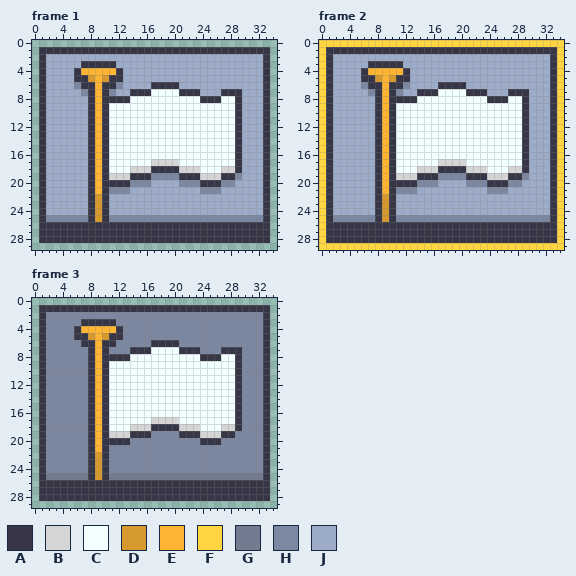
One commit to this pixel-art file: sprites/surrender-flag.aseprite. That is the earlier state.
35x30 pixels, 3 frames. Colours within 5 levels of each other are drawn and written as one. Shown: frame 1, frame 2, frame 3.
Palette (. is transparent): A #363646  B #d5d5d5  C #f1ffff  D #d5992d  E #fdb433  F #ffd541  G #727b8f  H #7c87a1  J #9cabcaf0
After:
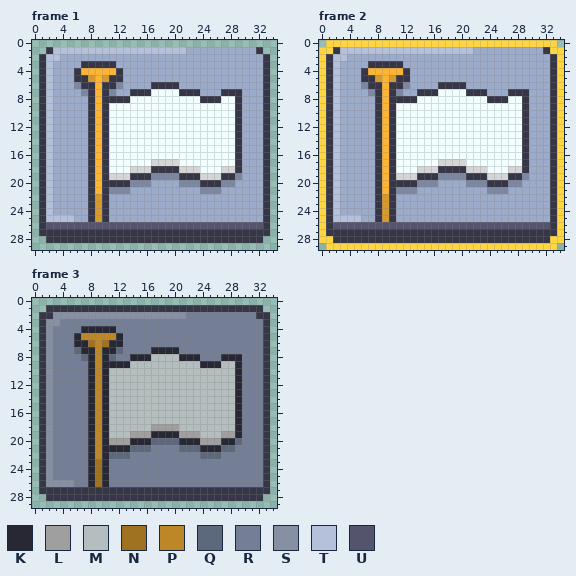
Colours new in this view: K #282834  L #9f9f9f  M #b4bebe  N #9f7222  P #bd8626  Q #5d687c  R #747f97  S #8790a3  T #b5c1db  U #54546d
The edit:
layer "Layer 3" added
layer "Layer 2" added
layer "shadowbg" removed
layer "bg" removed
layer "flag" removed
layer "deco + border" removed
colour J: #9cabcaf0 -> #9cabca
Frame 1:
y 1: x 1 A -> .; x 3..31 AAAAAAAAAAAAAAAAAAAAAAAAAAAAA -> TTTTTTTTTTTTTTTTTTTJJJJJJJJJJ; x 33 A -> .
y 2: x 2..3 JJ -> TT
y 3..24: x 2 J -> T
y 25: x 2..7 HHHHHH -> TTTTJJ; x 11..32 HHHHHHHHHHHHHHHHHHHHHH -> JJJJJJJJJJJJJJJJJJJJJJ
y 26: x 2..32 AAAAAAAAAAAAAAAAAAAAAAAAAAAAAAA -> UUUUUUUUUUUUUUUUUUUUUUUUUUUUUUU
y 28: x 1 A -> .; x 33 A -> .
Frame 2:
y 0: x 0 F -> .; x 34 F -> .
y 1: x 1 A -> F; x 3..31 AAAAAAAAAAAAAAAAAAAAAAAAAAAAA -> TTTTTTTTTTTTTTTTTTTJJJJJJJJJJ; x 33 A -> F
y 2: x 2..3 JJ -> TT
y 3..24: x 2 J -> T
y 25: x 2..7 HHHHHH -> TTTTJJ; x 11..32 HHHHHHHHHHHHHHHHHHHHHH -> JJJJJJJJJJJJJJJJJJJJJJ
y 26: x 2..32 AAAAAAAAAAAAAAAAAAAAAAAAAAAAAAA -> UUUUUUUUUUUUUUUUUUUUUUUUUUUUUUU
y 28: x 1 A -> F; x 33 A -> F
y 29: x 0 F -> .; x 34 F -> .
Frame 3:
y 1: x 1 A -> .; x 33 A -> .
y 2: x 2..32 HHHHHHHHHHHHHHHHHHHHHHHHHHHHHHH -> ASSSSSSSSSSSSSSSSSSSRRRRRRRRRRA
y 3: x 2..32 HHHHHAAAAAHHHHHHHHHHHHHHHHHHHHH -> SSRRRRRRRRRRRRRRRRRRRRRRRRRRRRR
y 4: x 2..32 HHHHAEEEEEAHHHHHHHHHHHHHHHHHHHH -> SRRRRKKKKKRRRRRRRRRRRRRRRRRRRRR
y 5: x 2..32 HHHHAADEDAAHHHHHHHHHHHHHHHHHHHH -> SRRRKPPPPPKRRRRRRRRRRRRRRRRRRRR
y 6: x 2..32 HHHHHAAEAAHHHHHAAAAHHHHHHHHHHHH -> SRRRKKNPNKKRRRRRRRRRRRRRRRRRRRR
y 7: x 2..32 HHHHHHAEAHHHAAACCCCAAAHHHAAAHHH -> SRRRQKKPKKQRRRRKKKKRRRRRRRRRRRR
y 8: x 2..32 HHHHHHAEAAAACCCCCCCCCCAAACCAHHH -> SRRRRQKPKQRRKKKMMMMKKKRRRKKKRRR
y 9: x 2..32 HHHHHHAEACCCCCCCCCCCCCCCCCCAHHH -> SRRRRRKPKKKKMMMMMMMMMMKKKMMKRRR
y 10..16: x 2..32 HHHHHHAEACCCCCCCCCCCCCCCCCCAHHH -> SRRRRRKPKMMMMMMMMMMMMMMMMMMKRRR
y 17: x 2..32 HHHHHHAEACCCCCCBBBBCCCCCCCCAHHH -> SRRRRRKPKMMMMMMMMMMMMMMMMMMKRRR
y 18: x 2..32 HHHHHHAEACCCBBBAAAABBBCCCBBAHHH -> SRRRRRKPKMMMMMMLLLLMMMMMMMMKRRR
y 19: x 2..32 HHHHHHAEABBBAAAHHHHAAABBBAAHHHH -> SRRRRRKPKMMMLLLKKKKLLLMMMLLKRRR
y 20: x 2..32 HHHHHHAEAAAAHHHHHHHHHHAAAHHHHHH -> SRRRRRKPKLLLKKKQQQQKKKLLLKKQRRR
y 21: x 2..32 HHHHHHAEAHHHHHHHHHHHHHHHHHHHHHH -> SRRRRRKPKKKKQQQRRRRQQQKKKQQRRRR
y 22: x 2..32 HHHHHHADAHHHHHHHHHHHHHHHHHHHHHH -> SRRRRRKPKQQQRRRRRRRRRRQQQRRRRRR
y 23..24: x 2..32 HHHHHHADAHHHHHHHHHHHHHHHHHHHHHH -> SRRRRRKNKRRRRRRRRRRRRRRRRRRRRRR
y 25: x 2..32 GGGGGGADAGGGGGGGGGGGGGGGGGGGGGG -> SRRRRRKNKRRRRRRRRRRRRRRRRRRRRRR
y 26: x 2..32 AAAAAAAAAAAAAAAAAAAAAAAAAAAAAAA -> SSSSRRKNKRRRRRRRRRRRRRRRRRRRRRR
y 28: x 1 A -> .; x 33 A -> .
Where, in picture pixels (left, top, right, bottom), the same in both pictures:
changed: (39, 47, 270, 243)
changed: (319, 40, 564, 250)
changed: (39, 305, 270, 501)
